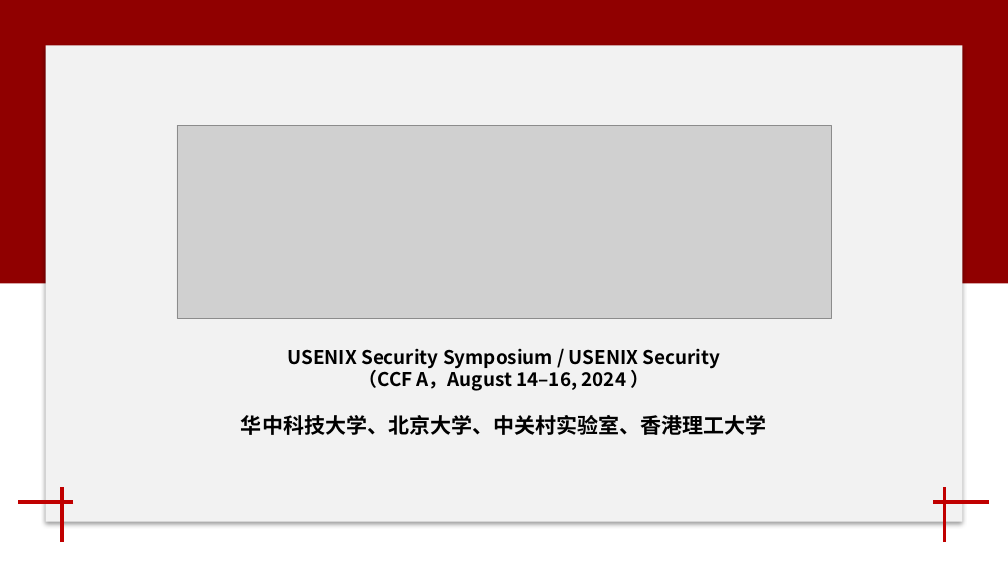
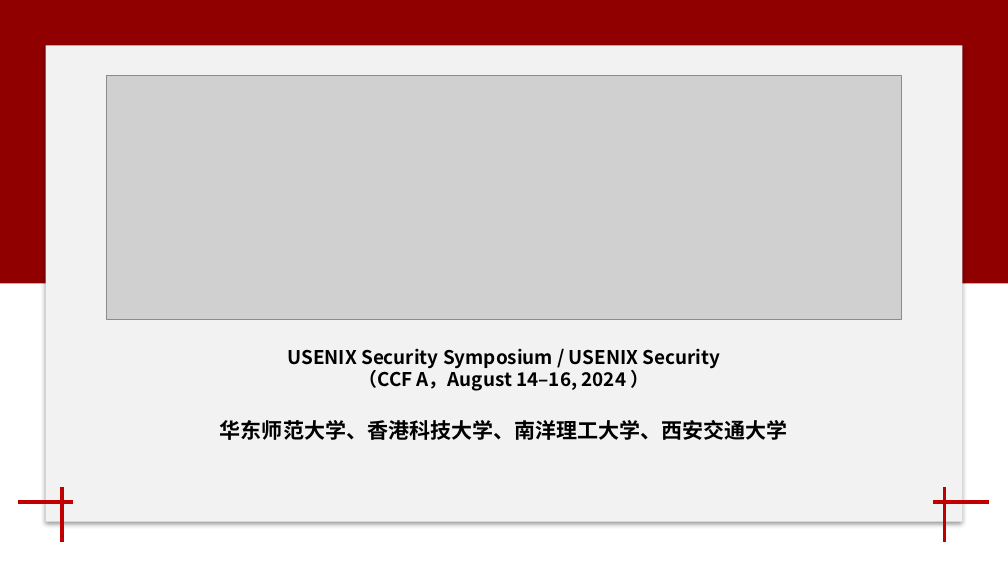
Before and after one commit to LiuZhuJunYa/LiuZhuJunYa.github.io, a slide deck: slide 2 of pages/posts/区块链论文阅读/静态代码分析/20250421使用我的函数就应遵循我的检查（华东师范大学等）/20250401 你所有的代币都属于我们：揭秘Solidity智能合约中的地址验证漏洞.pptx. Drawn at 1008x567 pixels with LibreOffice and Linux fonts; fonts in the diff are those of the drawing; grey boxes stand for pictures; background and template pictures are left out. Boxes give left, top, right and bottom in pixels: in the first picture for what was removed or moved away, otherwise in the second. Text is boxed around its words. In the diff, an @@ line names an element or a change of style, - is before the commit and + after.

```diff
--- a/pages/posts/区块链论文阅读/静态代码分析/20250421使用我的函数就应遵循我的检查（华东师范大学等）/20250401 你所有的代币都属于我们：揭秘Solidity智能合约中的地址验证漏洞.pptx
+++ b/pages/posts/区块链论文阅读/静态代码分析/20250421使用我的函数就应遵循我的检查（华东师范大学等）/20250401 你所有的代币都属于我们：揭秘Solidity智能合约中的地址验证漏洞.pptx
@@ picture: place and size @@
-picture at <box>177,126,831,319</box>
+picture at <box>107,76,902,320</box>
@@ text at <box>220,420,788,440</box>: text changed @@
-华中科技大学、北京大学、中关村实验室、香港理工大学
+华东师范大学、香港科技大学、南洋理工大学、西安交通大学
```
Also in this commit, not shown: 14 other slides changed, 8 slides added, 5 slides removed.
